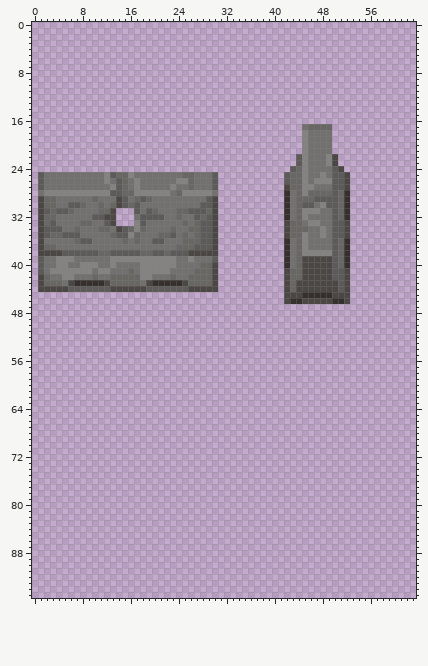
Two versions of one sprite sheet, Resources/Textures/_Nuclear14/Structures/Decoration/world.rsi/concrete_barrier_2.png. Above: the version before the commit.
The file is 64x96 pixels.
The same view after the edit:
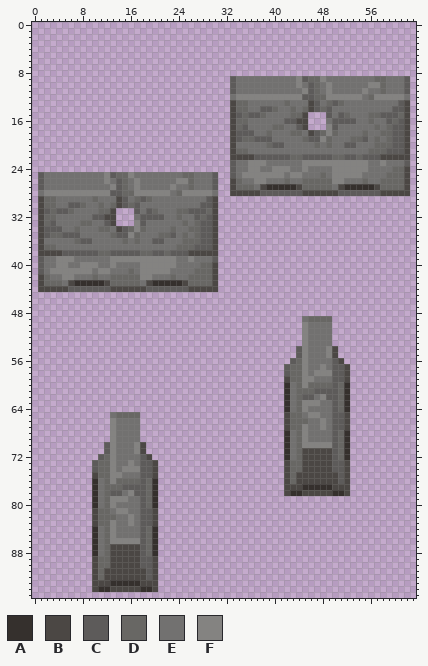
Palette (. is transparent): A #35302d  B #4b4744  C #5d5b5a  D #686764  E #727170  F #848381
Change:
Changed rows in their new state; - is an unchanged pixel.
first column x 10:
 9 -----------------------CEEEEEEEEEEFCDDFEEEEEEEEDDEEEC
10 -----------------------CEEEEEEEEEEFECDEFEEEEEEFFDEEEC
11 -----------------------CEEEEEEEEEEEFCDEFEEEEEFEEDEEEC
12 -----------------------EFFFFFFFFFFFCCDDFFFFFFEDFFFFFE
13 -----------------------BDDEEEEEEDEEEBCEDCDEEEEEEEEECB
14 -----------------------BDDEECCDEEDEDBCDCEEEEEEEEEECCB
15 -----------------------BCDCCDEEEEDDB---CECDEEEDDCCCDB
16 -----------------------BDDEEEEEECCBB---ECCCCEEDEECDCB
17 -----------------------BDCEEEEDDEECB...FCEEEEEEDEDCCB
18 -----------------------BCCCEEDEEEDDEBCDFDEEEEDEEDDCCB
19 -----------------------BCDDCCCEEEEEDCCFDEEEDDCEDEDCCB
20 -----------------------BEEEEEDCCEEEE-D-DEECCEEEDDDCCB
21 -----------------------BDDEEEEEEEEEE----EEEEEEDDDCCCB
22 -----------------------BBBBCCCCCCDDCCCCCDDCCDCCCBBBBB
23 -----------------------CEEFFFEEEEEE-FFF-FFFFFFEEFEEEC
24 -----------------------CEEFFEEFFFEE-----FFFFFFEEEEDDB
25 -----------------------CEFFFFFFFEFFE--D-FFFFFEEEEDDDB
26 -----------------------BDEEFFEEEDEEDDDDDFFEEEDEEDDDDB
27 -----------------------BDDDEBAAAAABDDDDDEBAAAAABDDDDB
28 -----------------------BBBBBCCCCCCCBBBBBBCCCCCCCBBBBB
29 --------------------------------...........----------
30 --------------------------------...........----------
31 --------------------------------...........----------
32 --------------------------------...........----------
33 --------------------------------...........----------
34 --------------------------------...........----------
35 --------------------------------...........----------
36 --------------------------------...........----------
37 --------------------------------...........----------
38 --------------------------------...........----------
39 --------------------------------...........----------
40 --------------------------------...........----------
41 --------------------------------...........----------
42 --------------------------------...........----------
43 --------------------------------...........----------
44 --------------------------------...........----------
45 --------------------------------...........----------
46 --------------------------------...........----------
49 -----------------------------------EDDDD-------------
50 -----------------------------------FEEEE-------------
51 -----------------------------------FEEEE-------------
52 -----------------------------------FEEEE-------------
53 -----------------------------------FEEEE-------------
54 ----------------------------------CFEEEFB------------
55 ----------------------------------CFEEEFB------------
56 ---------------------------------CDFEEEECB-----------
57 --------------------------------CDDFEEFECCB----------
58 --------------------------------CDDFEFFFCCB----------
59 --------------------------------BDDFFEEECCB----------
60 --------------------------------AEDFDDDDCDA----------
61 --------------------------------AEDDDCCCCDA----------
62 --------------------------------AEDCCEFCCDA----------
63 --------------------------------AEDFFFEECDA----------
64 --------------------------------AEDFEEEECDA----------
65 ---EDDDD------------------------BDDEFFEECCB----------
66 ---FEEEE------------------------BDDDEEFECCB----------
67 ---FEEEE------------------------BDDFEEFECCB----------
68 ---FEEEE------------------------AEDFEEEECDA----------
69 ---FEEEE------------------------AEDFEEEECDA----------
70 --CFEEEFB-----------------------AEDFFFFFCDA----------
71 --CFEEEFB-----------------------AEDBBBBBCDA----------
72 -CDFEEEECB----------------------AEDBBBBBCDA----------
73 CDDFEEFECCB---------------------BDDBBBBBCCB----------
74 CDDFEFFFCCB---------------------BDDBBBBBCCB----------
75 BDDFFEEECCB---------------------BDBBBBBBBCB----------
76 AEDFDDDDCDA---------------------BDBBBBBBBCB----------
77 AEDDDCCCCDA---------------------BBBAAAAABBB----------
78 AEDCCEFCCDA---------------------BAABBBBBAAB----------
79 AEDFFFEECDA------------------------------------------
80 AEDFEEEECDA------------------------------------------
81 BDDEFFEECCB------------------------------------------
82 BDDDEEFECCB------------------------------------------
83 BDDFEEFECCB------------------------------------------
84 AEDFEEEECDA------------------------------------------
85 AEDFEEEECDA------------------------------------------
86 AEDFFFFFCDA------------------------------------------
87 AEDBBBBBCDA------------------------------------------
88 AEDBBBBBCDA------------------------------------------
89 BDDBBBBBCCB------------------------------------------
90 BDDBBBBBCCB------------------------------------------
91 BDBBBBBBBCB------------------------------------------
92 BDBBBBBBBCB------------------------------------------
93 BBBAAAAABBB------------------------------------------
94 BAABBBBBAAB------------------------------------------
